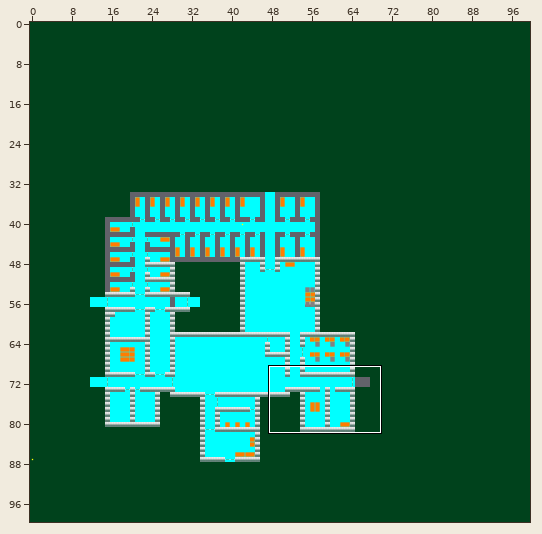
Two versions of a level (Tiled map, ALPHA TEX/world1beta2.tmx). Above, an overview of the earlier version with the close-up marked.
Close-up. Earlier state:
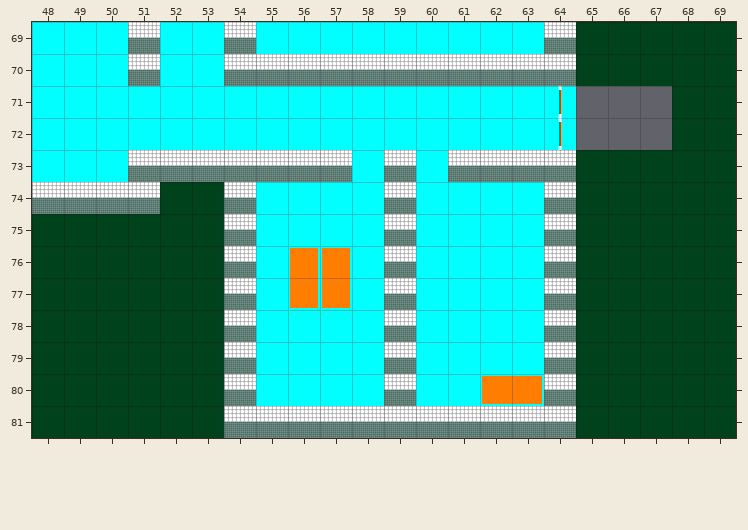
Cells are 64x64 px. Shown: x 48..69, y 69..81. The commit also changed other parts of the map, which this record leaves out.
New version:
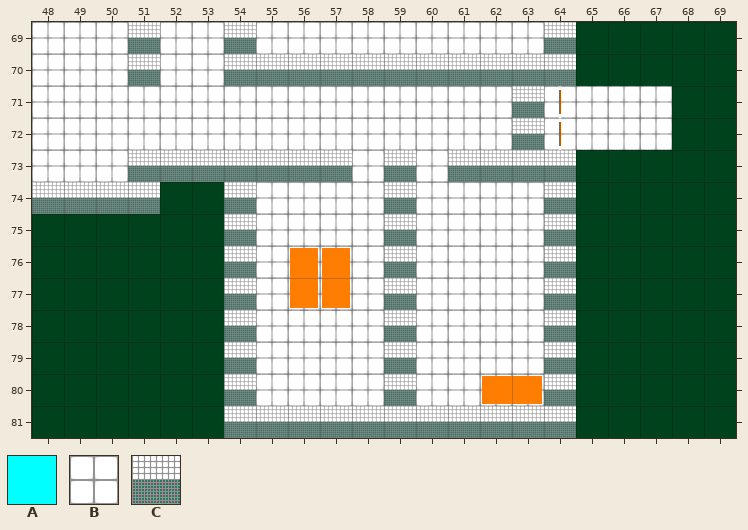
Key: from "alpha_sprite_sheet": A 1; from "floor_wall_sheet": B 0, C 5.
_ is an empty cell.
Changes in this commit:
layer "Dörrar" opacity 100% -> 90%
Layer "Tile Layer 2 - Golv":
Tile A gives way to tile B in row 69 at x 48 to 50, 52 to 53 and 55 to 63; in row 70 at x 48 to 50 and 52 to 53; in rows 71 to 72 at x 48 to 62 and 64; in row 73 at x 48 to 50, 58 and 60; in rows 74 to 80 at x 55 to 58 and 60 to 63.
The edit adds tile B in rows 71 to 72 at x 65 to 67.
Tile A gives way to tile C in rows 71 to 72 at x 63.
